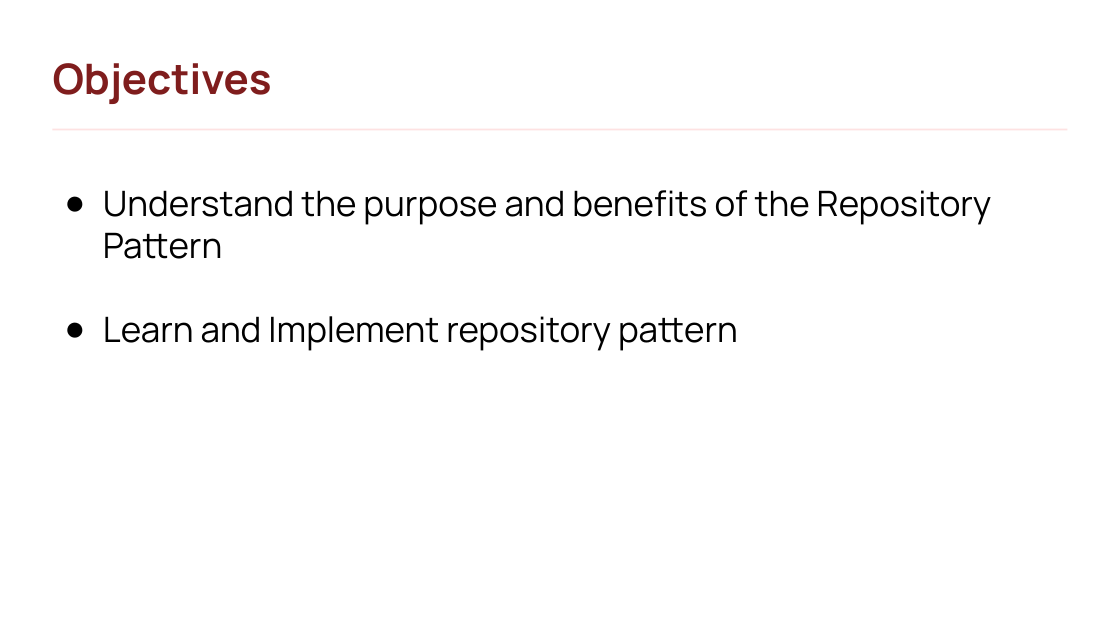
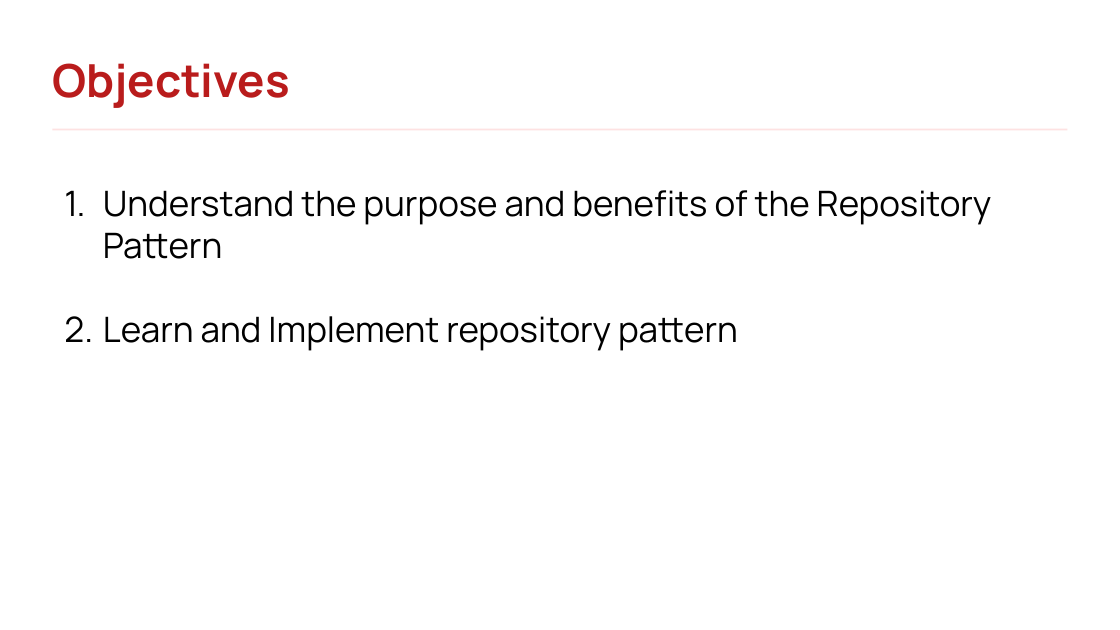
Before and after one commit to rlimosenero/rey-limosenero_java101, a slide deck: slide 155 of Java Persistence & Hibernate.pptx (slide 140 before the commit). Drawn at 1120x630 pixels with LibreOffice and Linux fonts; fonts in the diff are those of the drawing; background and template pictures are left out. Boxes give left, top, right and bottom in pixels: in the first picture for what was removed or moved away, otherwise in the second. Text is boxed around its words. In the diff, an @@ line names an element or a change of style, - is before the commit and + after.

```diff
--- a/Java Persistence & Hibernate.pptx
+++ b/Java Persistence & Hibernate.pptx
@@ text "Objectives" at box(52, 63, 289, 108): size 36 to 39 pt, text colour #7F1D1D to #B91C1C @@
@@ text "Understand the purpose and benefits ..." at box(103, 190, 992, 351): bullet ● to 1. @@
```
Also in this commit, not shown: 23 other slides changed, 27 slides added, 4 slides removed.
